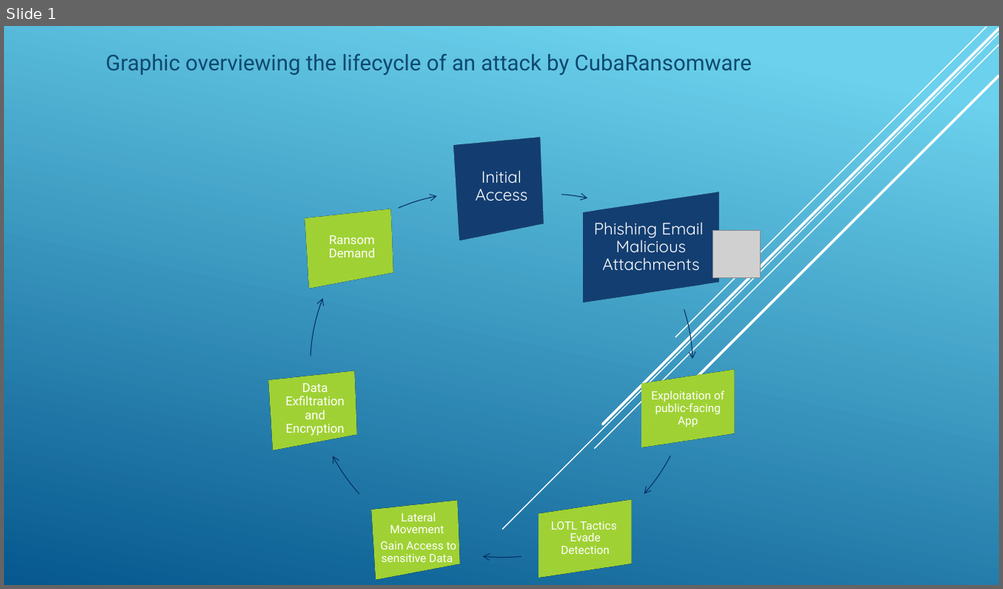
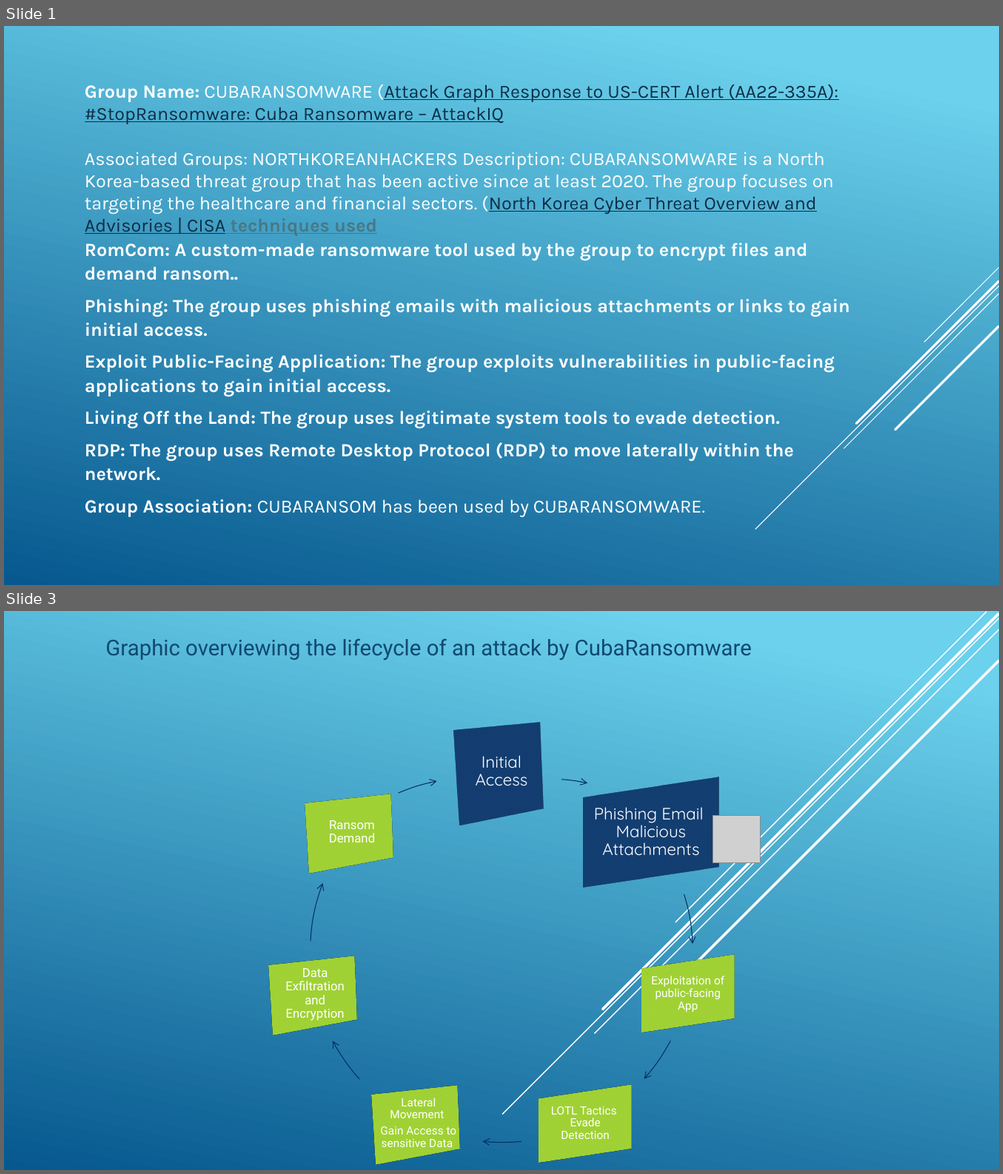
Before and after one commit to Abhiyan-smk/eportfolio, a slide deck: week7.pptx. Shown one above the other, each under a label of ours: slide 1 before the commit, slides 1 and 3 after it; the slides between them are not shown. The pictures are 1003x589 and 1003x1174 pixels, drawn with LibreOffice and Linux fonts; fonts in the diff are those of the drawing; grey boxes stand for pictures. Boxes give left, top, right and bottom in pixels: in the first picture for what was removed or moved away, otherwise in the second. Text is boxed around its words. In the diff, an @@ line names an element or a change of style, - is before the commit and + after.

```diff
--- a/week7.pptx
+++ b/week7.pptx
@@ slide 1 added at bbox=[4, 26, 999, 585], background gradient #6ED2EB to #06588E @@
@@ text added at bbox=[85, 84, 849, 517], 18 pt, text #FFFFFF, bold @@
+Group Name: CUBARANSOMWARE (Attack Graph Response to US-CERT Alert (AA22-335A): #StopRansomware: Cuba Ransomware – AttackIQ
+Associated Groups: NORTHKOREANHACKERS Description: CUBARANSOMWARE is a North Korea-based threat group that has been active since at least 2020. The group focuses on targeting the healthcare and financial sectors. (North Korea Cyber Threat Overview and Advisories | CISA techniques used
+RomCom: A custom-made ransomware tool used by the group to encrypt files and demand ransom..
+Phishing: The group uses phishing emails with malicious attachments or links to gain initial access.
+Exploit Public-Facing Application: The group exploits vulnerabilities in public-facing applications to gain initial access.
+Living Off the Land: The group uses legitimate system tools to evade detection.
+RDP: The group uses Remote Desktop Protocol (RDP) to move laterally within the network.
+Group Association: CUBARANSOM has been used by CUBARANSOMWARE.
@@ group added at bbox=[755, 268, 999, 530]: 5 lines @@
@@ what was slide 1 is now slide 3 @@
```
Also in this commit, not shown: 2 other slides added.
